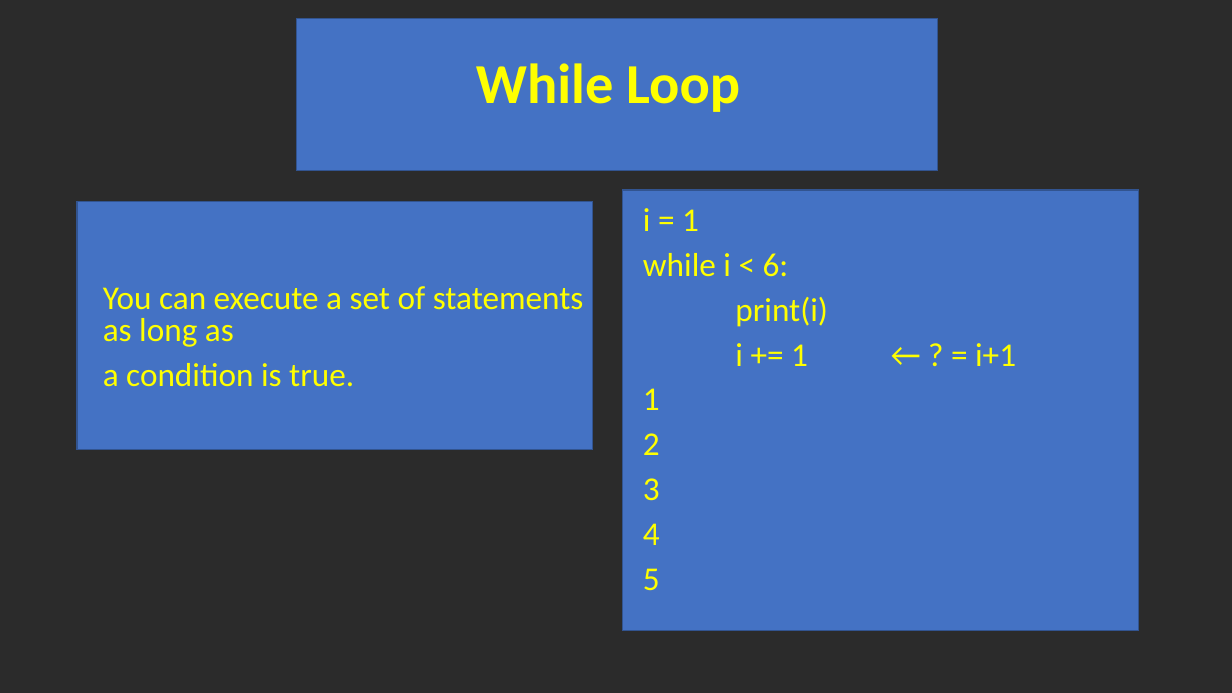
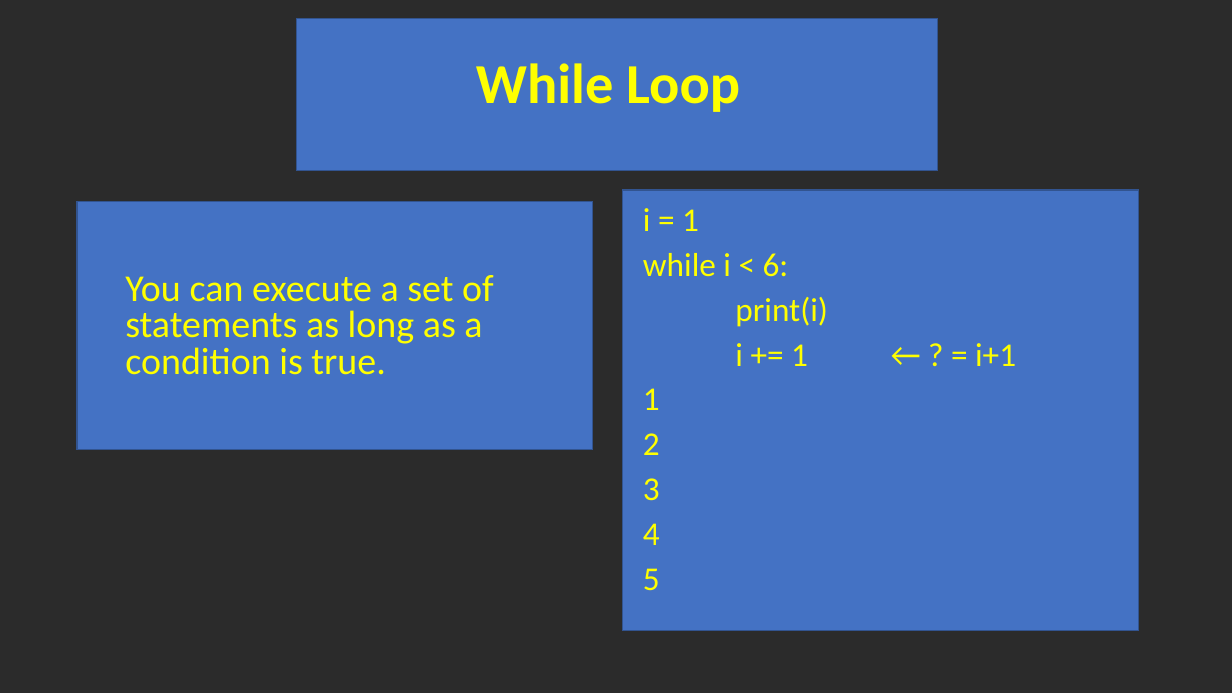
Before and after one commit to torres11991/dap-curriculum, a slide deck: slide 15 of Section06/week2day2.pptx. Drawn at 1232x693 pixels with LibreOffice and Linux fonts; fonts in the diff are those of the drawing; background and template pictures are left out; a plain dark background stands for a picture behind light text. Boxes give left, top, right and bottom in pixels: in the first picture for what was removed or moved away, otherwise in the second. Text is boxed around its words. In the diff, an @@ line names an element or a change of style, - is before the commit and + after.

```diff
--- a/Section06/week2day2.pptx
+++ b/Section06/week2day2.pptx
@@ text at [125, 275, 494, 375]: text changed; size 25.9 to 29.6 pt @@
-You can execute a set of statements as long as
-a condition is true.
+You can execute a set of statements as long as a condition is true.
```
Also in this commit, not shown: 2 other slides changed, 1 other file.
